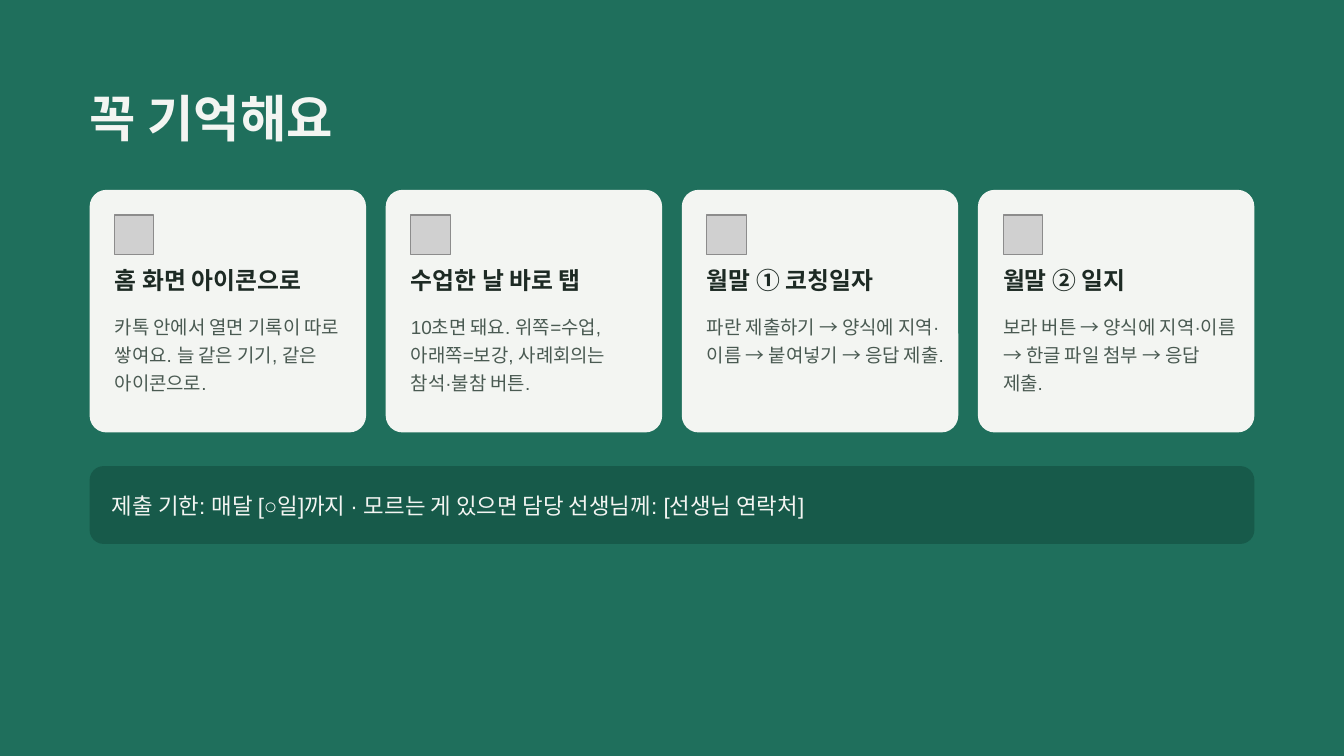
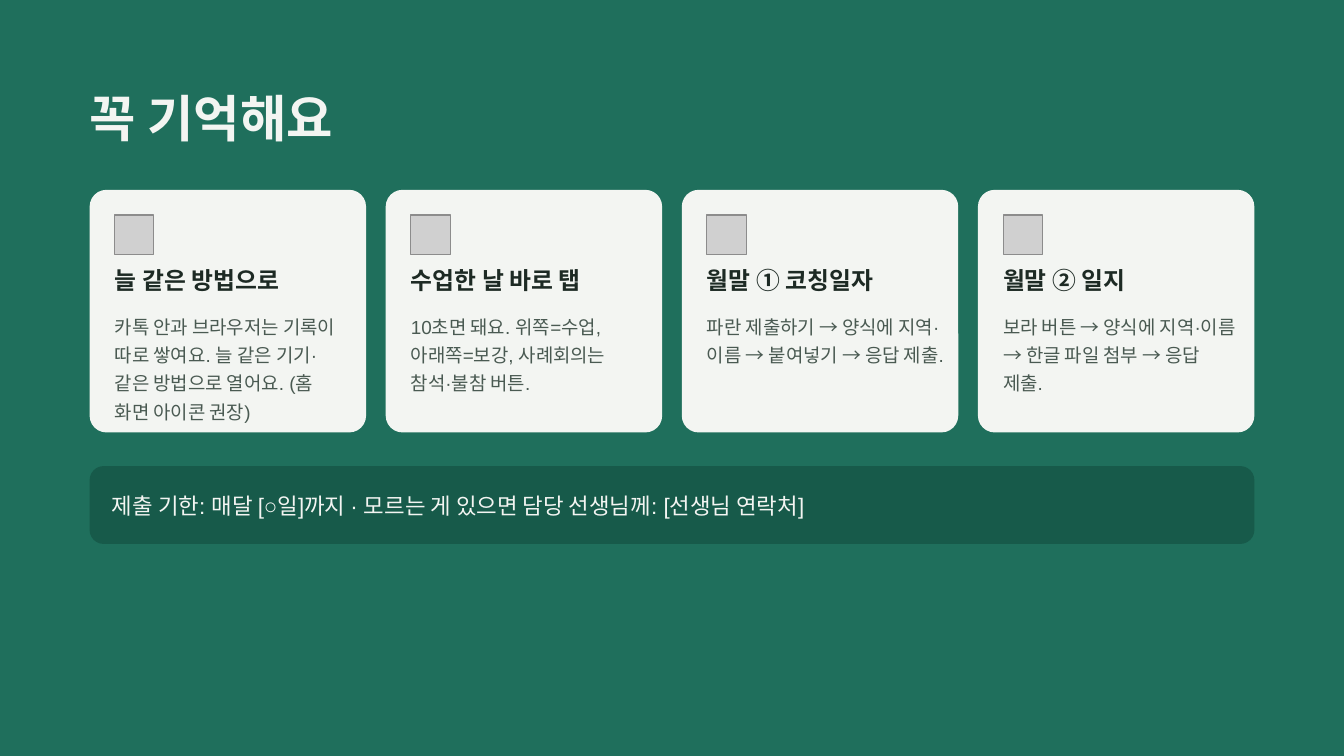
Before and after one commit to rkdhssnfl/maple-river-48, a slide deck: slide 24 of guide.pptx. Drawn at 1344x756 pixels with LibreOffice and Linux fonts; fonts in the diff are those of the drawing; grey boxes stand for pictures. Boxes give left, top, right and bottom in pixels: in the first picture for what was removed or moved away, otherwise in the second. Text is boxed around its words. In the diff, an @@ line names an element or a change of style, - is before the commit and + after.

```diff
--- a/guide.pptx
+++ b/guide.pptx
@@ text at bbox=[115, 269, 279, 291]: text changed @@
-홈 화면 아이콘으로
+늘 같은 방법으로
@@ text at bbox=[115, 318, 335, 423]: text changed @@
-카톡 안에서 열면 기록이 따로 쌓여요. 늘 같은 기기, 같은 아이콘으로.
+카톡 안과 브라우저는 기록이 따로 쌓여요. 늘 같은 기기·같은 방법으로 열어요. (홈 화면 아이콘 권장)
```
Also in this commit, not shown: 6 other slides changed, 11 other files.
